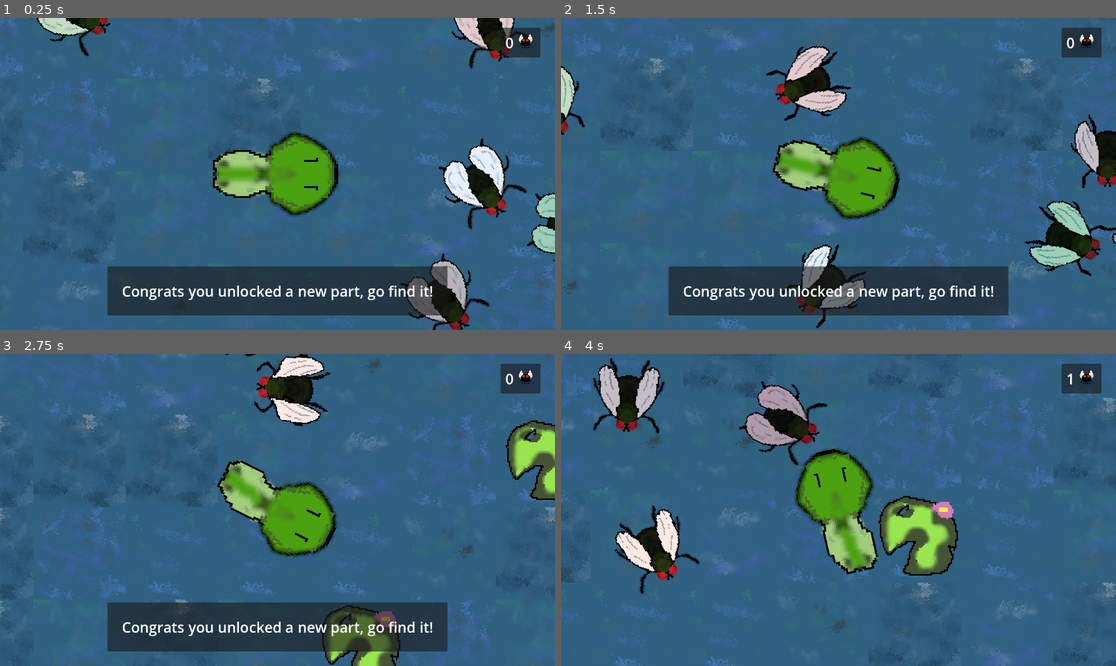
Above: before the commit, frames 1-4 (two rows, left to right).
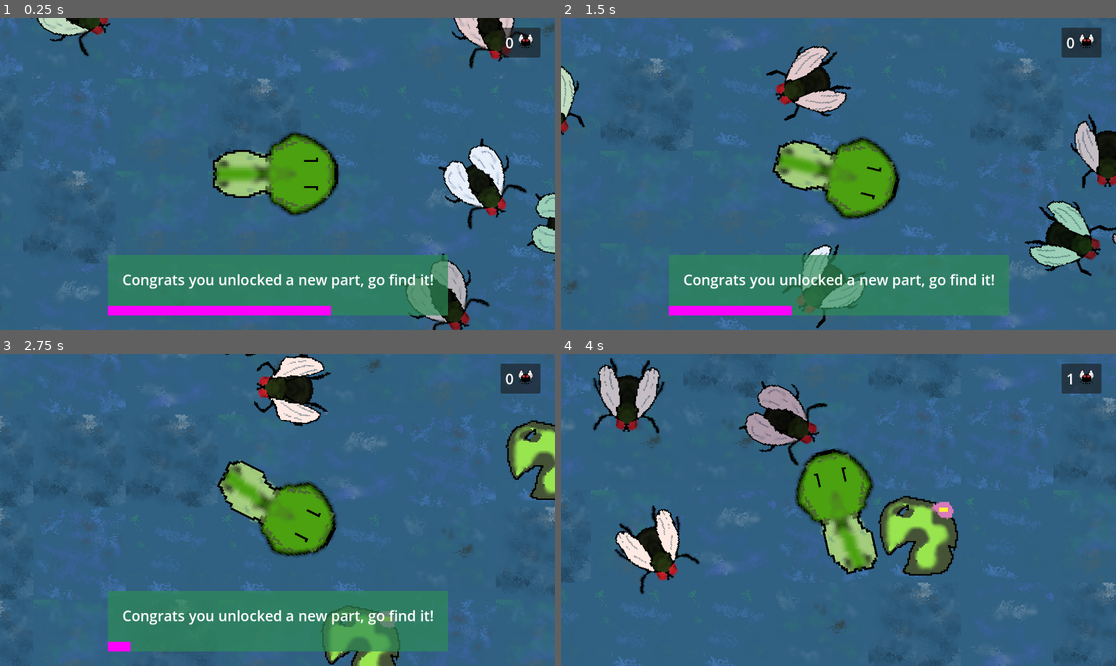
Above: after the commit, the same moments.

Repository: ibricchi/kikkerkoken
Game: Godot game, scene res://swamp.tscn
The game is run twice, just before and just after one commit, with the same random seed, the same clock (stepped at 60 frames per second) and the same inputs.
Inputs:
- Up to frame 1 (0.25 s): no input
- Up to frame 2 (1.5 s): hold D (right) 0.53-1.28 s; hold S (down) from 1.28 s (still down)
- Up to frame 3 (2.75 s): release S (down) at 2.03 s; hold D (right) from 2.03 s (still down)
- Up to frame 4 (4 s): release D (right) at 2.78 s; hold W (up) 2.78-3.53 s; hold A (left) from 3.53 s (still down)

The runs differ from the first frame. In frame 1, 12% of the frame differs, in the area x 19-81%, y 75-96%; in frame 2, 12%; in frame 3, 12%; in frame 4, nothing differs.

Commit message:
Add timer countdown

Diff:
--- a/scripts/swamp.gd
+++ b/scripts/swamp.gd
@@ -28,7 +28,6 @@
 		points = new_points
 		if points >= points_to_next_part:
 			points -= points_to_next_part
-			print(points)
 			points_to_next_part *= ptnp_mult
 			release_a_new_part()
 		ui.update_point_counter(points)
--- a/scripts/swamp_ui.gd
+++ b/scripts/swamp_ui.gd
@@ -7,10 +7,22 @@
 
 @onready var notifiaction_container: MarginContainer = $NotificationContainer
 @onready var notification_box: PanelContainer = $NotificationContainer/NotificationBox
-@onready var notification_text: Label = $NotificationContainer/NotificationBox/MarginContainer/NotificationText
+@onready var notification_text: Label = $NotificationContainer/NotificationBox/GridContainer/MarginContainer/NotificationText
 @onready var notification_timer: Timer = $NotificationContainer/Timer
-func notify(msg: String, duration: int = 3, color: Color = Color.SEA_GREEN):
+@onready var notification_progress: TextureProgressBar = $NotificationContainer/NotificationBox/GridContainer/ProgressBar
+func notify(msg: String, duration: int = 3, color: Color = Color.SEA_GREEN, pg_color: Color = Color.PALE_GREEN):
 	notification_text.text = msg
+
+	var panel_style: StyleBoxFlat = StyleBoxFlat.new()
+	panel_style.bg_color = color
+	panel_style.bg_color.a = 0.7
+	notification_box.add_theme_stylebox_override("panel", panel_style)
+
+	notification_progress.max_value = duration * 100
+
 	notifiaction_container.visible = true
 	notification_timer.timeout.connect(func(): notifiaction_container.visible = false)
 	notification_timer.start(duration)
+
+func _process(delta: float):
+	notification_progress.value = notification_timer.time_left * 100
--- a/swamp.tscn
+++ b/swamp.tscn
@@ -47,6 +47,9 @@
 physics_layer_0/collision_mask = 255
 sources/1 = SubResource("TileSetAtlasSource_mgfjj")
 sources/5 = SubResource("TileSetAtlasSource_mxw57")
+
+[sub_resource type="PlaceholderTexture2D" id="PlaceholderTexture2D_srqsf"]
+size = Vector2(500, 20)
 
 [node name="level" type="Node2D"]
 script = ExtResource("1_bjoxf")
@@ -114,9 +117,9 @@
 anchor_top = 1.0
 anchor_right = 0.5
 anchor_bottom = 1.0
-offset_left = -64.5
-offset_top = -40.0
-offset_right = 64.5
+offset_left = -150.0
+offset_top = -137.0
+offset_right = 151.0
 grow_horizontal = 2
 grow_vertical = 0
 theme_override_constants/margin_bottom = 30
@@ -124,16 +127,24 @@
 [node name="NotificationBox" type="PanelContainer" parent="UI/NotificationContainer"]
 layout_mode = 2
 
-[node name="MarginContainer" type="MarginContainer" parent="UI/NotificationContainer/NotificationBox"]
+[node name="GridContainer" type="GridContainer" parent="UI/NotificationContainer/NotificationBox"]
+layout_mode = 2
+
+[node name="MarginContainer" type="MarginContainer" parent="UI/NotificationContainer/NotificationBox/GridContainer"]
 layout_mode = 2
 theme_override_constants/margin_left = 30
 theme_override_constants/margin_top = 30
 theme_override_constants/margin_right = 30
 theme_override_constants/margin_bottom = 30
 
-[node name="NotificationText" type="Label" parent="UI/NotificationContainer/NotificationBox/MarginContainer"]
+[node name="NotificationText" type="Label" parent="UI/NotificationContainer/NotificationBox/GridContainer/MarginContainer"]
 layout_mode = 2
 theme_override_font_sizes/font_size = 30
 text = "Notification Text"
 
+[node name="ProgressBar" type="TextureProgressBar" parent="UI/NotificationContainer/NotificationBox/GridContainer"]
+layout_mode = 2
+value = 100.0
+texture_progress = SubResource("PlaceholderTexture2D_srqsf")
+
 [node name="Timer" type="Timer" parent="UI/NotificationContainer"]
Not shown: 1 places in swamp.tscn that only renumber resources
